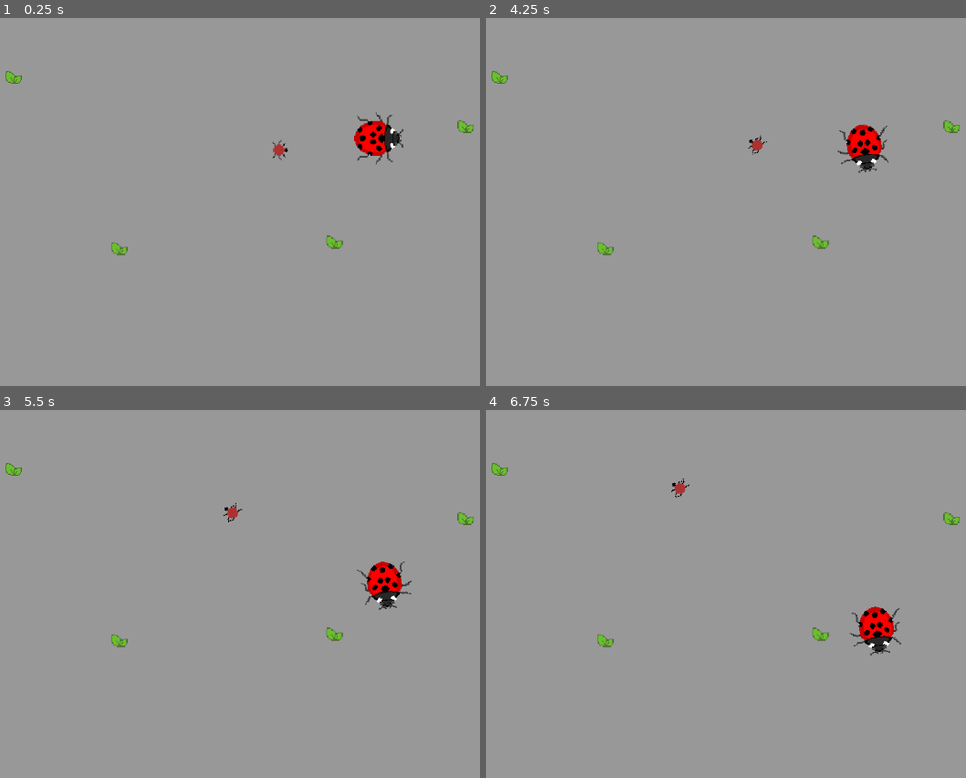
Above: before the commit, frames 1-4 (two rows, left to right).
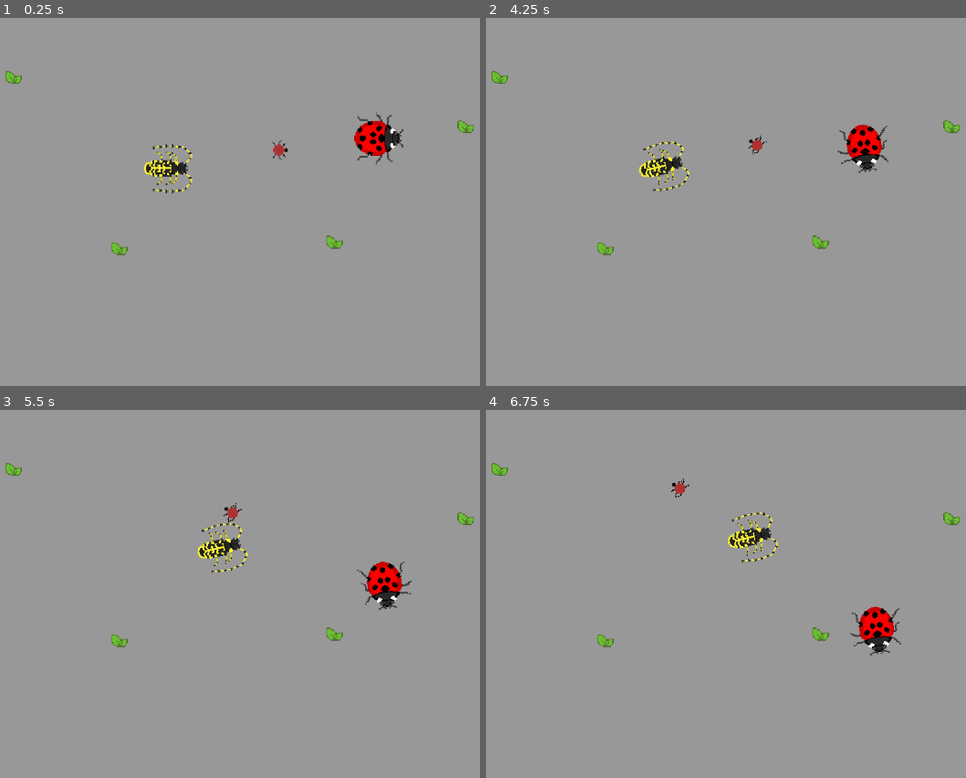
Above: after the commit, the same moments.

Repository: asecas97/Proyecto-bug
Game: Godot game, scene res://Nodes/game.tscn
Two runs of this game, one before a commit and one after it. Both use one fixed random seed, a clock stepped at 60 frames per second and the inputs below.
Inputs (mouse positions are in pixels of both pictures, inside the frame that each line leads up to):
- Up to frame 1 (0.25 s): no input
- Up to frame 2 (4.25 s): tap Enter at 0.5, 2, 3.5 s; move the mouse to (946, 190) at 0.52 s; tap Space at 1.25, 2.75 s; move the mouse to (639, 231) at 1.27 s; move the mouse to (860, 121) at 2.02 s; move the mouse to (750, 294) at 2.77 s; move the mouse to (outside the picture) at 3.52 s
- Up to frame 3 (5.5 s): move the mouse to (81, 542) at 4.27 s; move the mouse to (336, 605) at 5.02 s
- Up to frame 4 (6.75 s): move the mouse to (678, 502) at 5.77 s; move the mouse to (946, 582) at 6.52 s

The runs differ from the first frame. In frame 1, 0.5% of the frame differs, in the area x 30-41%, y 34-48%; in frame 2, 0.5%; in frame 3, 0.5%; in frame 4, 0.5%.

Commit message:
Finish the longhorn beetle sprite
Finish a simplified sprite for the longhorn beetle

Diff:
--- a/Nodes/Bugs/longhorn_beetle.tscn
+++ b/Nodes/Bugs/longhorn_beetle.tscn
@@ -1,9 +1,116 @@
-[gd_scene load_steps=2 format=3 uid="uid://dua71gp0fo107"]
+[gd_scene load_steps=17 format=3 uid="uid://dua71gp0fo107"]
 
 [ext_resource type="Script" uid="uid://xfvanq6882uv" path="res://scripts/bug.gd" id="1_aompu"]
+[ext_resource type="Texture2D" uid="uid://47viuiswasyc" path="res://Resources/longhorn_beetle.png" id="2_bc7ga"]
+[ext_resource type="PackedScene" uid="uid://5ww5edyphjq2" path="res://Nodes/health.tscn" id="3_i1r6j"]
+[ext_resource type="PackedScene" uid="uid://b3jqe8lofs0wq" path="res://Nodes/hunger.tscn" id="4_i0874"]
+[ext_resource type="PackedScene" uid="uid://bw7ira1t5pxq8" path="res://Nodes/energy.tscn" id="5_8w8ys"]
+
+[sub_resource type="AtlasTexture" id="AtlasTexture_7vnst"]
+atlas = ExtResource("2_bc7ga")
+region = Rect2(0, 0, 64, 64)
+
+[sub_resource type="AtlasTexture" id="AtlasTexture_bqnqr"]
+atlas = ExtResource("2_bc7ga")
+region = Rect2(0, 64, 64, 64)
+
+[sub_resource type="AtlasTexture" id="AtlasTexture_vq1nr"]
+atlas = ExtResource("2_bc7ga")
+region = Rect2(64, 64, 64, 64)
+
+[sub_resource type="AtlasTexture" id="AtlasTexture_7k38o"]
+atlas = ExtResource("2_bc7ga")
+region = Rect2(128, 64, 64, 64)
+
+[sub_resource type="AtlasTexture" id="AtlasTexture_qj5xf"]
+atlas = ExtResource("2_bc7ga")
+region = Rect2(0, 0, 64, 64)
+
+[sub_resource type="AtlasTexture" id="AtlasTexture_plra3"]
+atlas = ExtResource("2_bc7ga")
+region = Rect2(0, 0, 64, 64)
+
+[sub_resource type="AtlasTexture" id="AtlasTexture_v7j8v"]
+atlas = ExtResource("2_bc7ga")
+region = Rect2(64, 0, 64, 64)
+
+[sub_resource type="AtlasTexture" id="AtlasTexture_mpstb"]
+atlas = ExtResource("2_bc7ga")
+region = Rect2(128, 0, 64, 64)
+
+[sub_resource type="AtlasTexture" id="AtlasTexture_jyi0g"]
+atlas = ExtResource("2_bc7ga")
+region = Rect2(192, 0, 64, 64)
+
+[sub_resource type="SpriteFrames" id="SpriteFrames_cxdu6"]
+animations = [{
+"frames": [{
+"duration": 1.0,
+"texture": SubResource("AtlasTexture_7vnst")
+}, {
+"duration": 1.0,
+"texture": SubResource("AtlasTexture_bqnqr")
+}, {
+"duration": 1.0,
+"texture": SubResource("AtlasTexture_vq1nr")
+}, {
+"duration": 1.0,
+"texture": SubResource("AtlasTexture_7k38o")
+}],
+"loop": true,
+"name": &"eat",
+"speed": 5.0
+}, {
+"frames": [{
+"duration": 1.0,
+"texture": SubResource("AtlasTexture_qj5xf")
+}],
+"loop": true,
+"name": &"idle",
+"speed": 5.0
+}, {
+"frames": [{
+"duration": 1.0,
+"texture": SubResource("AtlasTexture_plra3")
+}, {
+"duration": 1.0,
+"texture": SubResource("AtlasTexture_v7j8v")
+}, {
+"duration": 1.0,
+"texture": SubResource("AtlasTexture_mpstb")
+}, {
+"duration": 1.0,
+"texture": SubResource("AtlasTexture_jyi0g")
+}],
+"loop": true,
+"name": &"move",
+"speed": 5.0
+}]
+
+[sub_resource type="RectangleShape2D" id="RectangleShape2D_3yvqv"]
+size = Vector2(45, 14)
 
 [node name="LonghornBeetle" type="Node2D"]
 script = ExtResource("1_aompu")
 metadata/_custom_type_script = "uid://xfvanq6882uv"
 
 [node name="AnimatedSprite2D" type="AnimatedSprite2D" parent="."]
+sprite_frames = SubResource("SpriteFrames_cxdu6")
+animation = &"move"
+
+[node name="Area2D" type="Area2D" parent="."]
+
+[node name="CollisionShape2D" type="CollisionShape2D" parent="Area2D"]
+position = Vector2(-1.5, 0)
+shape = SubResource("RectangleShape2D_3yvqv")
+
+[node name="RayCast2D" type="RayCast2D" parent="."]
+target_position = Vector2(25, 0)
+
+[node name="Health" parent="." instance=ExtResource("3_i1r6j")]
+
+[node name="Hunger" parent="." instance=ExtResource("4_i0874")]
+
+[node name="Energy" parent="." instance=ExtResource("5_8w8ys")]
+
+[node name="NavigationAgent2D" type="NavigationAgent2D" parent="."]
--- a/Nodes/game.tscn
+++ b/Nodes/game.tscn
@@ -1,10 +1,11 @@
-[gd_scene load_steps=11 format=3 uid="uid://dsxklv48kuflf"]
+[gd_scene load_steps=12 format=3 uid="uid://dsxklv48kuflf"]
 
 [ext_resource type="Script" uid="uid://lmmffgdet1qo" path="res://scripts/game_manager.gd" id="1_1sokt"]
 [ext_resource type="PackedScene" uid="uid://b7cj82q21v3gr" path="res://Nodes/bug.tscn" id="1_bfc22"]
 [ext_resource type="PackedScene" uid="uid://b1247cqkcp3l4" path="res://Nodes/food.tscn" id="2_s24rg"]
 [ext_resource type="Script" uid="uid://cgy6rcwi6lgho" path="res://scripts/camera_2d.gd" id="2_wi60h"]
 [ext_resource type="PackedScene" uid="uid://dltgmwnwy3bdt" path="res://Nodes/Bugs/ladybug.tscn" id="4_y4gxr"]
+[ext_resource type="PackedScene" uid="uid://dua71gp0fo107" path="res://Nodes/Bugs/longhorn_beetle.tscn" id="6_deiy4"]
 
 [sub_resource type="WorldBoundaryShape2D" id="WorldBoundaryShape2D_0d0y7"]
 
@@ -81,14 +82,17 @@
 position = Vector2(-198, 40)
 collision_mask = 3
 
-[node name="Ladybug" parent="Foods" instance=ExtResource("4_y4gxr")]
-position = Vector2(85, -81)
-
 [node name="Bugs" type="Node" parent="."]
 
 [node name="Bug3" parent="Bugs" instance=ExtResource("1_bfc22")]
 z_index = -1
 position = Vector2(-23, -68)
 
+[node name="Ladybug" parent="Bugs" instance=ExtResource("4_y4gxr")]
+position = Vector2(85, -81)
+
 [node name="NavigationRegion2D" type="NavigationRegion2D" parent="."]
 navigation_polygon = SubResource("NavigationPolygon_wi60h")
+
+[node name="LonghornBeetle" parent="." instance=ExtResource("6_deiy4")]
+position = Vector2(-145, -48)
Binary file changed: Resources/longhorn_beetle.aseprite
Binary file added: Resources/longhorn_beetle.png
Not shown, added: Resources/longhorn_beetle.png.import
